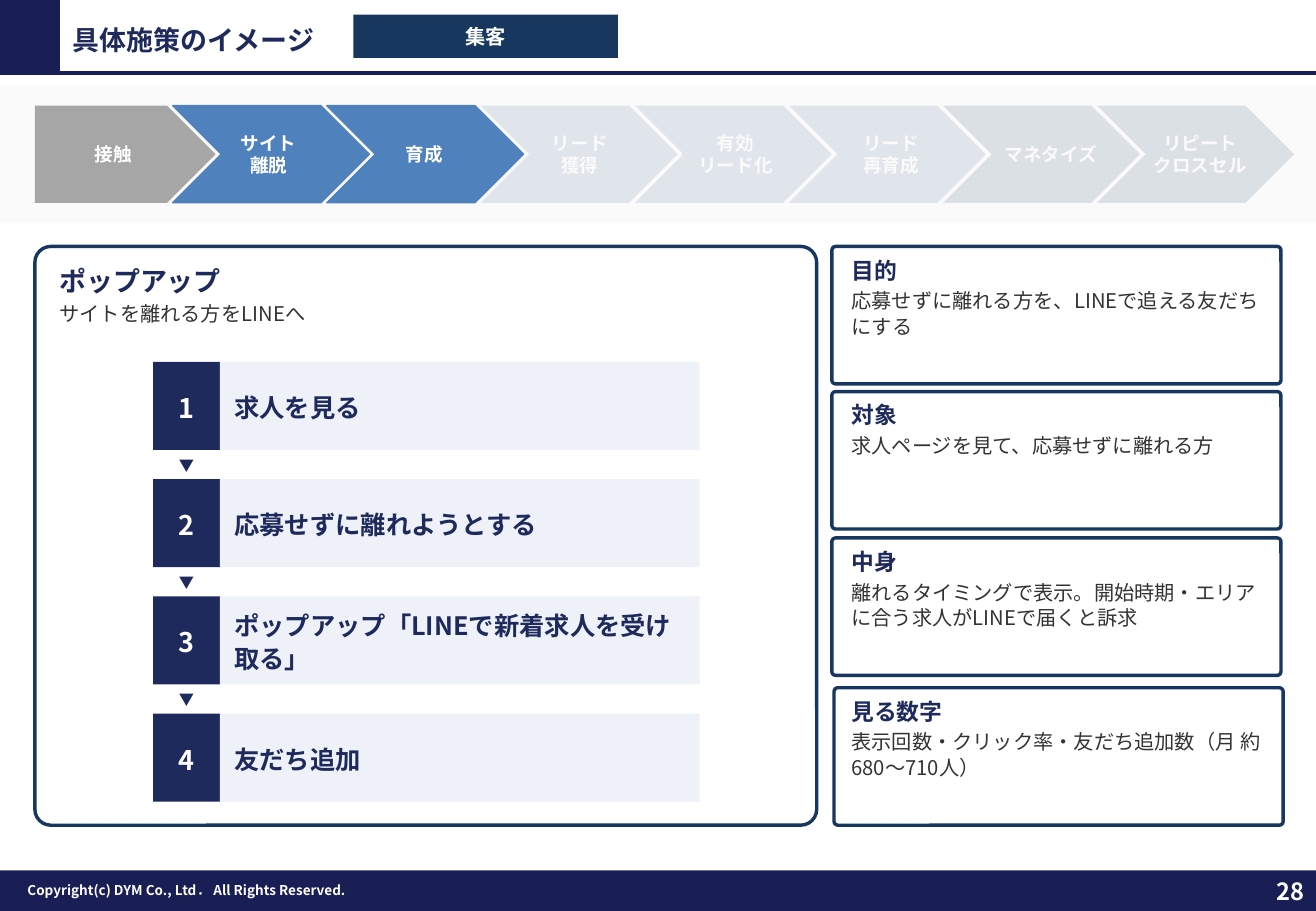
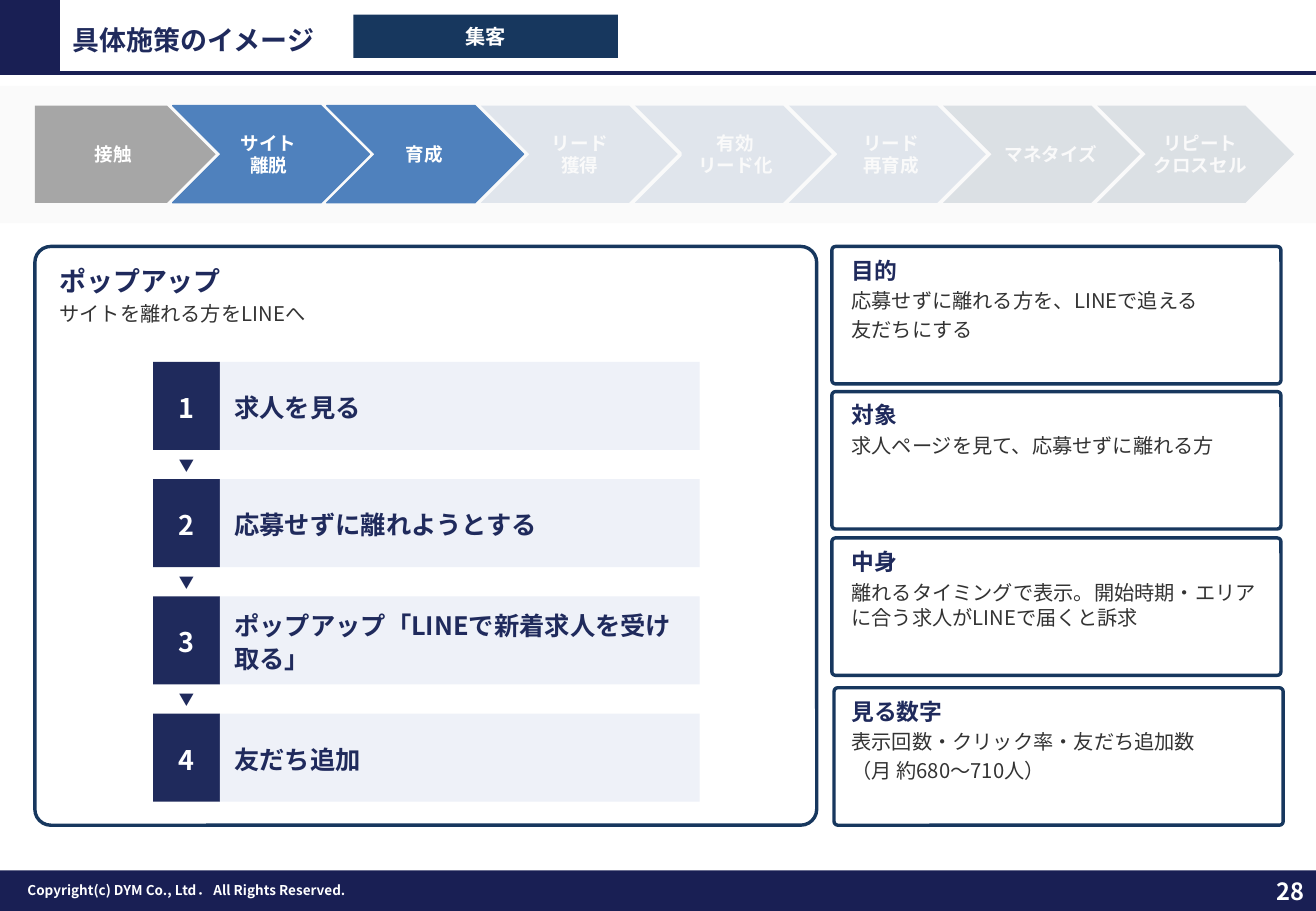
Before and after one commit to tonomura-r-dev/folder, a slide deck: slide 28 of 202610_株式会社ワクトリ御中_LINE公式アカウント運用のご提案_v4.pptx. Drawn at 1316x911 pixels with LibreOffice and Linux fonts; fonts in the diff are those of the drawing; background and template pictures are left out. Boxes give left, top, right and bottom in pixels: in the first picture for what was removed or moved away, otherwise in the second. Text is boxed around its words. In the diff, an @@ line names an element or a change of style, - is before the commit and + after.

```diff
--- a/202610_株式会社ワクトリ御中_LINE公式アカウント運用のご提案_v4.pptx
+++ b/202610_株式会社ワクトリ御中_LINE公式アカウント運用のご提案_v4.pptx
@@ text at [851,291,1197,339]: text changed @@
-応募せずに離れる方を、LINEで追える友だちにする
+応募せずに離れる方を、LINEで追える
+友だちにする
@@ text at [851,732,1195,780]: text changed @@
-表示回数・クリック率・友だち追加数（月 約680〜710人）
+表示回数・クリック率・友だち追加数
+（月 約680〜710人）
```
Also in this commit, not shown: 4 other slides changed, 6 other files.
